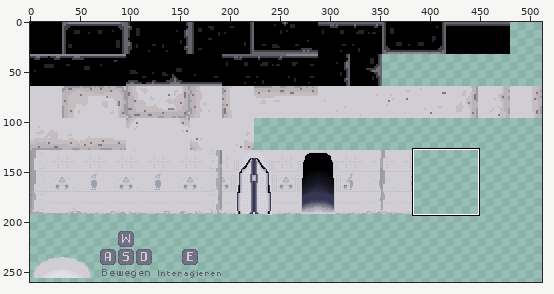
Edited in one commit: sprite sheet (core/assets/finalTileset.png). Above, an overview of the earlier version with the close-up marked.
Close-up. First the earlier version:
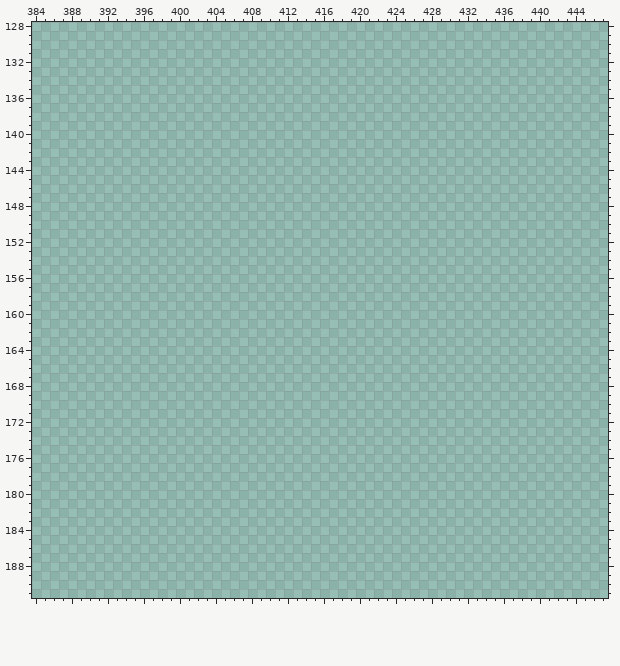
The file is 512x512 pixels. Pixels under 10% opacity are left out. Colours within 5 levels of each other are drawn and written as one. Shown: x 384..447, y 128..191. The wide view leaves out empty margins. The commit also changed other parts of the picture, which this record leaves out.
Palette (. is transparent): 
Pixels before (only the part around the change), first column x 384:
128 ................................................................
129 ................................................................
130 ................................................................
131 ................................................................
132 ................................................................
133 ................................................................
134 ................................................................
135 ................................................................
136 ................................................................
137 ................................................................
138 ................................................................
139 ................................................................
140 ................................................................
141 ................................................................
142 ................................................................
143 ................................................................
144 ................................................................
145 ................................................................
146 ................................................................
147 ................................................................
148 ................................................................
149 ................................................................
150 ................................................................
151 ................................................................
152 ................................................................
153 ................................................................
154 ................................................................
155 ................................................................
156 ................................................................
157 ................................................................
158 ................................................................
159 ................................................................
160 ................................................................
161 ................................................................
162 ................................................................
163 ................................................................
164 ................................................................
165 ................................................................
166 ................................................................
167 ................................................................
168 ................................................................
169 ................................................................
170 ................................................................
171 ................................................................
172 ................................................................
173 ................................................................
174 ................................................................
175 ................................................................
176 ................................................................
177 ................................................................
178 ................................................................
179 ................................................................
180 ................................................................
181 ................................................................
182 ................................................................
183 ................................................................
184 ................................................................
185 ................................................................
186 ................................................................
187 ................................................................
188 ................................................................
189 ................................................................
190 ................................................................
191 ................................................................
The same view after the edit:
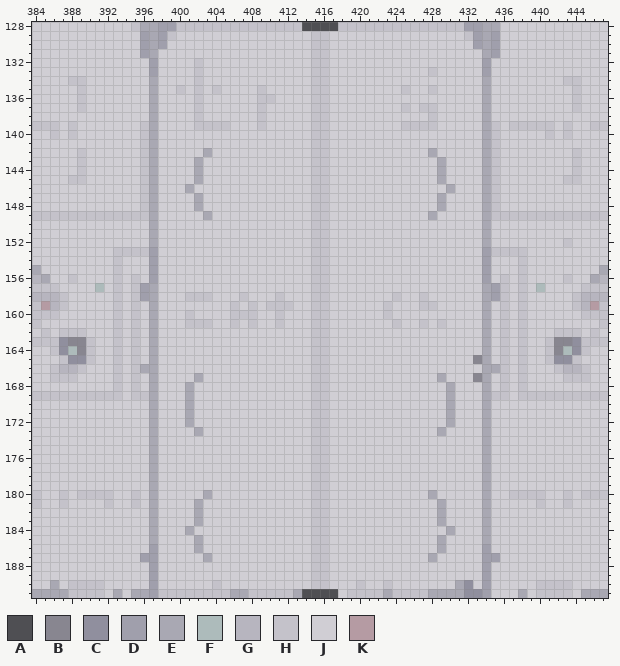
Colours new in this view: A #4f4f53  B #888690  C #908f9e  D #a09fac  E #a9a8b3  F #adbbbb  G #b7b5bf  H #c4c2ca  J #d0ced4  K #b59ba3
Changes in this commit:
Changed rows in their new state; - is an unchanged pixel.
first column x 384:
128 JJJJJJJJJJJHEEDDHHHHHHHHHHHHHHAAAAHHHHHHHHHHHHHHDDEEJJJJJJJJJJJJ
129 JJJJJJJJJJJJDEDHJJJJJJJJJJJJJJJHHJJJJJJJJJJJJJJJHDEDJJJJJJJJJJJJ
130 JJJJJJJJJJJJDEDJJJJJJJJJJJJJJJJHHJJJJJJJJJJJJJJJJDEDJJJJJJJJJJJJ
131 JJJJJJJJJJJJDEJJJJJJJJJJJJJJJJJHHJJJJJJJJJJJJJJJJJEDJJJJJJJJJJJJ
132 JJJJJJJJJJJJJDJJJJHJJJJJJJJJJJJHHJJJJJJJJJJJJJJJJJDJJJJJJJJJJJJJ
133 JJJJJJJJJJJJJDJJJJHJJJJJJJJJJJJHHJJJJJJJJJJJHJJJJJDJJJJJJJJJJJJJ
134 JJJJHHJJJJJJJEJJJJHJJJJJJJJJJJJHHJJJJJJJJJJJJJJJJJEJJJJJJJJHHJJJ
135 JJJJJHJJJJJJJEJJHJHJHJJJJHJJJJJHHJJJJJJJJHJJHJJJJJEJJJJJJJJJHJJJ
136 JJJJJHJJJJJJJEJJJJHJJJJJJHHJJJJHHJJJJJJJJJJJJJJJJJEJJJJJJJJJHJJJ
137 JJJJJHJJJJJJJEJJJJHJJJJJJHJJJJJHHJJJJJJJJHJHHJJJJJEJJJJJJJJJHJJJ
138 JJJJJJJJJJJJJEJJJJHJJJJJJHJJJJJHHJJJJJJJJJJJHJJJJJEJJJJJJJJJJJJJ
139 HHHJHJJJJJJJHEJJJJHHHHJJJHJJJJJHHJJJJJJJJHHHHJJJJJEHJHHHHHJHJJHH
140 JJHJHJJJJJJJHEJJJJJJJJJJJJJJJJJHHJJJJJJJJJJJJJJJJJEHJJJJJHJHJJJJ
141 JJJJJJJJJJJJHEJJJJJJJJJJJJJJJJJHHJJJJJJJJJJJJJJJJJEHJJJJJJJJJJJJ
142 JJJJJHJJJJJJHEJJJJJEJJJJJJJJJJJHHJJJJJJJJJJJEJJJJJEHJJJJJJJJHJJJ
143 JJJJJHJJJJJJHEJJJJEJJJJJJJJJJJJHHJJJJJJJJJJJJEJJJJEHJJJJJJJJHJJJ
144 JJJJJHJJJJJJHEJJJJEJJJJJJJJJJJJHHJJJJJJJJJJJJEJJJJEHJJJJJJJJHJJJ
145 JJJJHHJJJJJJHEJJJJEJJJJJJJJJJJJHHJJJJJJJJJJJJEJJJJEHJJJJJJJHHJJJ
146 JJJJJJJJJJJJHEJJJEJJJJJJJJJJJJJHHJJJJJJJJJJJJJEJJJEHJJJJJJJJJJJJ
147 JJJJJJJJJJJJHEJJJJEJJJJJJJJJJJJHHJJJJJJJJJJJJEJJJJEHJJJJJJJJJJJJ
148 JJJJJJJJJJJJHEJJJJEJJJJJJJJJJJJHHJJJJJJJJJJJJEJJJJEHJJJJJJJJJJJJ
149 HHHHHHHHHHHHHEJJJJJEJJJJJJJJJJJHHJJJJJJJJJJJEJJJJJEHHHHHHHHHHHHH
150 JJJJJJJJJJJJJEJJJJJJJJJJJJJJJJJHHJJJJJJJJJJJJJJJJJEJJJJJJJJJJJJJ
151 JJJJJJJJJJJJJEJJJJJJJJJJJJJJJJJHHJJJJJJJJJJJJJJJJJEJJJJJJJJJJJJJ
152 JJJJJJJJJJJJJEJJJJJJJJJJJJJJJJJHHJJJJJJJJJJJJJJJJJEJJJJJJJJHJJJJ
153 JJJJJJJJJHHHHDJJJJJJJJJJJJJJJJJHHJJJJJJJJJJJJJJJJJDHHHHJJJJJJJJJ
154 JJJJJJJJJHJJJDJJJJJJJJJJJJJJJJJHHJJJJJJJJJJJJJJJJJDJJJHJJJJJJJJJ
155 EJJJJJJJJHJJJDJJJJJJJJJJJJJJJJJHHJJJJJJJJJJJJJJJJJDJJJHJJJJJJJJE
156 GEJJHJJJJHJHJDJJJJJJJJJJJJJJJJJHHJJJJJJJJJJJJJJJJJDJHJHJJJJHJJEG
157 HHHJJJJFJHJHDEJJJJJJJJJJJJJJJJJHHJJJJJJJJJJJJJJJJJEDHJHJFJJJJHHH
158 GGGHJJJJJHJHDEJJJHHHJJJHJJJHJJJHHJJJJJJJHJJHJJJJJJEDHJHJJJJJHGGG
159 HKGHJJJJJHJHJEJJJJJJJJHJHJHHHJJHHJJJJJJHJJJHHJJJJJEJHJHJJJJJHGKH
160 HHHJJJJJJHJHJEJJJHJJJJHHHJJHJJJHHJJJJJJHJJJJJJJJJJEJHJHJJJJJJHHH
161 HJJJJJJJJHJHJEJJJHHHJJHJHJJHJJJHHJJJJJJJHJJHJHJJJJEJHJHJJJJJJJJH
162 JHJHHHJJJHJHJEJJJJJJJJJJJJJJJJJHHJJJJJJJJJJJJJJJJJEJHJHJJJHHHJHJ
163 HHHCBBHJJHJHJEJJJJJJJJJJJJJJJJJHHJJJJJJJJJJJJJJJJJEJHJHJJHBBCHHH
164 JJHCFBHJJHJHJEJJJJJJJJJJJJJJJJJHHJJJJJJJJJJJJJJJJJEJHJHJJHBFCHJJ
165 JJJHCCHJJHJHJEJJJJJJJJJJJJJJJJJHHJJJJJJJJJJJJJJJJBEJHJHJJHCCHJJJ
166 JJHGGHJJJHJHEEJJJJJJJJJJJJJJJJJHHJJJJJJJJJJJJJJJJJEEHJHJJJHGGHJJ
167 JJHHHJJJJHJHJEJJJJEJJJJJJJJJJJJHHJJJJJJJJJJJJEJJJBEJHJHJJJJHHHJJ
168 JJJJJJJJJHJHJEJJJEJJJJJJJJJJJJJHHJJJJJJJJJJJJJEJJJEJHJHJJJJJJJJJ
169 HHHHHHHHHHJHHEJJJEJJJJJJJJJJJJJHHJJJJJJJJJJJJJEJJJEHHJHHHHHHHHHH
170 JJJJJJJJJJJJJEJJJEJJJJJJJJJJJJJHHJJJJJJJJJJJJJEJJJEJJJJJJJJJJJJJ
171 JJJJJJJJJJJJJEJJJEJJJJJJJJJJJJJHHJJJJJJJJJJJJJEJJJEJJJJJJJJJJJJJ
172 JJJJJJJJJJJJJEJJJEJJJJJJJJJJJJJHHJJJJJJJJJJJJJEJJJEJJJJJJJJJJJJJ
173 JJJJJJJJJJJJJEJJJJEJJJJJJJJJJJJHHJJJJJJJJJJJJEJJJJEJJJJJJJJJJJJJ
174 JJJJJJJJJJJJJEJJJJJJJJJJJJJJJJJHHJJJJJJJJJJJJJJJJJEJJJJJJJJJJJJJ
175 JJJJJJJJJJJJJEJJJJJJJJJJJJJJJJJHHJJJJJJJJJJJJJJJJJEJJJJJJJJJJJJJ
176 JJJJJJJJJJJJJEJJJJJJJJJJJJJJJJJHHJJJJJJJJJJJJJJJJJEJJJJJJJJJJJJJ
177 JJJJJJJJJJJJJEJJJJJJJJJJJJJJJJJHHJJJJJJJJJJJJJJJJJEJJJJJJJJJJJJJ
178 JJJJJJJJJJJJJEJJJJJJJJJJJJJJJJJHHJJJJJJJJJJJJJJJJJEJJJJJJJJJJJJJ
179 JJJJJJJJJJJJJEJJJJJJJJJJJJJJJJJHHJJJJJJJJJJJJJJJJJEJJJJJJJJJJJJJ
180 HJJHJHHHHJJHJEJJJJJEJJJJJJJJJJJHHJJJJJJJJJJJEJJJJJEJJHHHHJJHJHHH
181 HJJHJJJJHJJHJEJJJJEJJJJJJJJJJJJHHJJJJJJJJJJJJEJJJJEJJJJJHJJHJJJJ
182 JJJJJJJJJJJJJEJJJJEJJJJJJJJJJJJHHJJJJJJJJJJJJEJJJJEJJJJJJJJJJJJJ
183 JJJJJJJJJJJJJEJJJJEJJJJJJJJJJJJHHJJJJJJJJJJJJEJJJJEJJJJJJJJJJJJJ
184 JJJJJJJJJJJJJEJJJEJJJJJJJJJJJJJHHJJJJJJJJJJJJJEJJJEJJJJJJJJJJJJJ
185 JJJJJJJJJJJJJEJJJJEJJJJJJJJJJJJHHJJJJJJJJJJJJEJJJJEJJJJJJJJJJJJJ
186 JJJJJJJJJJJJJDJJJJEJJJJJJJJJJJJHHJJJJJJJJJJJJEJJJJDJJJJJJJJJJJJJ
187 JJJJJJJJJJJJDDJJJJJEJJJJJJJJJJJHHJJJJJJJJJJJEJJJJJDDJJJJJJJJJJJJ
188 JJJJJJJJJJJJJDJJJJJJJJJJJJJJJJJHHJJJJJJJJJJJJJJJJJDJJJJJJJJJJJJJ
189 JJJJJJJJJJJJJDJJJJJJJJJJJJJJJJJHHJJJJJJJJJJJJJJJJJDJJJJJJJJJJJJJ
190 JJEJHHHHJJJJJDJJJJJJHJJJJJJJJJJHHJJJHJJHJJJJJJJECJDJJJJJHHHHJJJJ
191 EEEEHHHHJEJEEDHHHHHHHHEEHHHHHEAAAAJHHHHEHHHHEEEECCDJJJEJHHHHJEEE
Changed places in both close-ups, as pixel boxes (x1, y1, x2, y2):
added: (32, 22, 608, 598)
